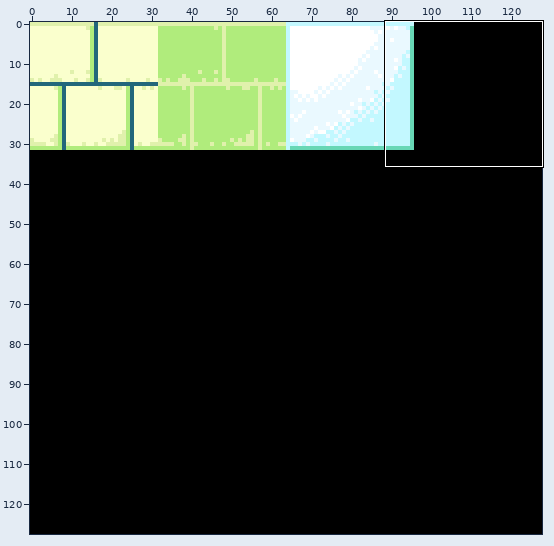
Edited in one commit: sprite sheet (res/tileset.png). The picture above shows the old version from afar; the outline marks the close-up.
Close-up. As it was:
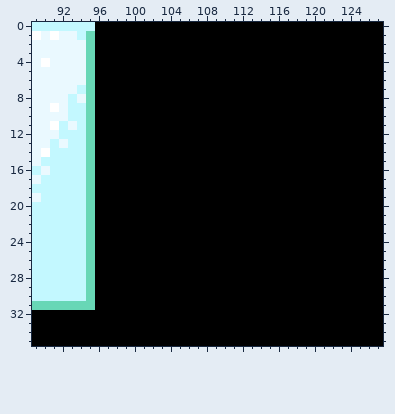
The file is 128x128 pixels. Shown: x 89..127, y 0..35.
Now the later version:
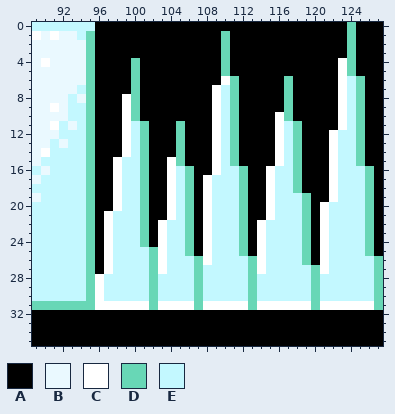
Palette (. is transparent): A #000000  B #eaf9ff  C #ffffff  D #68d7b6  E #c3f8ff
The edit:
The author changed colour A to colour C in rows 4 to 5 at x 123; in row 6 at x 110 and 123; in row 7 at x 109 and 123; in rows 8 to 9 at x 99, 109 and 123; in rows 10 to 11 at x 99, 109, 116 and 123; in rows 12 to 14 at x 99, 109, 116 and 122.
The author changed colour A to colour C in row 15 at x 98, 104, 109, 116 and 122; in row 16 at x 98, 104, 109, 115 and 122; in rows 17 to 19 at x 98, 104, 108, 115 and 122; in row 20 at x 98, 104, 108, 115 and 121; in row 21 at x 97, 104, 108, 115 and 121; in rows 22 to 26 at x 97, 103, 108, 114 and 121.
The author changed colour A to colour C in row 27 at x 97, 103, 114 and 121; in rows 28 to 30 at x 96; in row 31 at x 96 to 101, 103 to 106, 108 to 112, 114 to 119 and 121 to 126.
The author changed colour A to colour D in row 0 at x 124; in rows 1 to 3 at x 110 and 124; in rows 4 to 5 at x 100, 110 and 124; in rows 6 to 10 at x 100, 111, 117 and 125; in rows 11 to 15 at x 101, 105, 111, 118 and 125; in rows 16 to 18 at x 101, 106, 112, 118 and 126.
The author changed colour A to colour D in rows 19 to 24 at x 101, 106, 112, 119 and 126; in row 25 at x 102, 106, 112, 119 and 126; in row 26 at x 102, 107, 113, 119 and 127; in rows 27 to 31 at x 102, 107, 113, 120 and 127.
The author changed colour A to colour E in row 6 at x 124; in rows 7 to 10 at x 110 and 124; in row 11 at x 100, 110, 117 and 124; in rows 12 to 14 at x 100, 110, 117 and 123 to 124; in row 15 at x 99 to 100, 110, 117 and 123 to 124; in row 16 at x 99 to 100, 105, 110 to 111, 116 to 117 and 123 to 125.
The author changed colour A to colour E in rows 17 to 18 at x 99 to 100, 105, 109 to 111, 116 to 117 and 123 to 125; in row 19 at x 99 to 100, 105, 109 to 111, 116 to 118 and 123 to 125; in row 20 at x 99 to 100, 105, 109 to 111, 116 to 118 and 122 to 125; in row 21 at x 98 to 100, 105, 109 to 111, 116 to 118 and 122 to 125; in rows 22 to 24 at x 98 to 100, 104 to 105, 109 to 111, 115 to 118 and 122 to 125; in row 25 at x 98 to 101, 104 to 105, 109 to 111, 115 to 118 and 122 to 125.
The author changed colour A to colour E in row 26 at x 98 to 101, 104 to 106, 109 to 112, 115 to 118 and 122 to 126; in row 27 at x 98 to 101, 104 to 106, 108 to 112, 115 to 119 and 122 to 126; in rows 28 to 30 at x 97 to 101, 103 to 106, 108 to 112, 114 to 119 and 121 to 126.
Boxes around the changes in both close-ups, in picture pixels (x1, y1, x2, y2):
changed: (95, 22, 383, 310)
